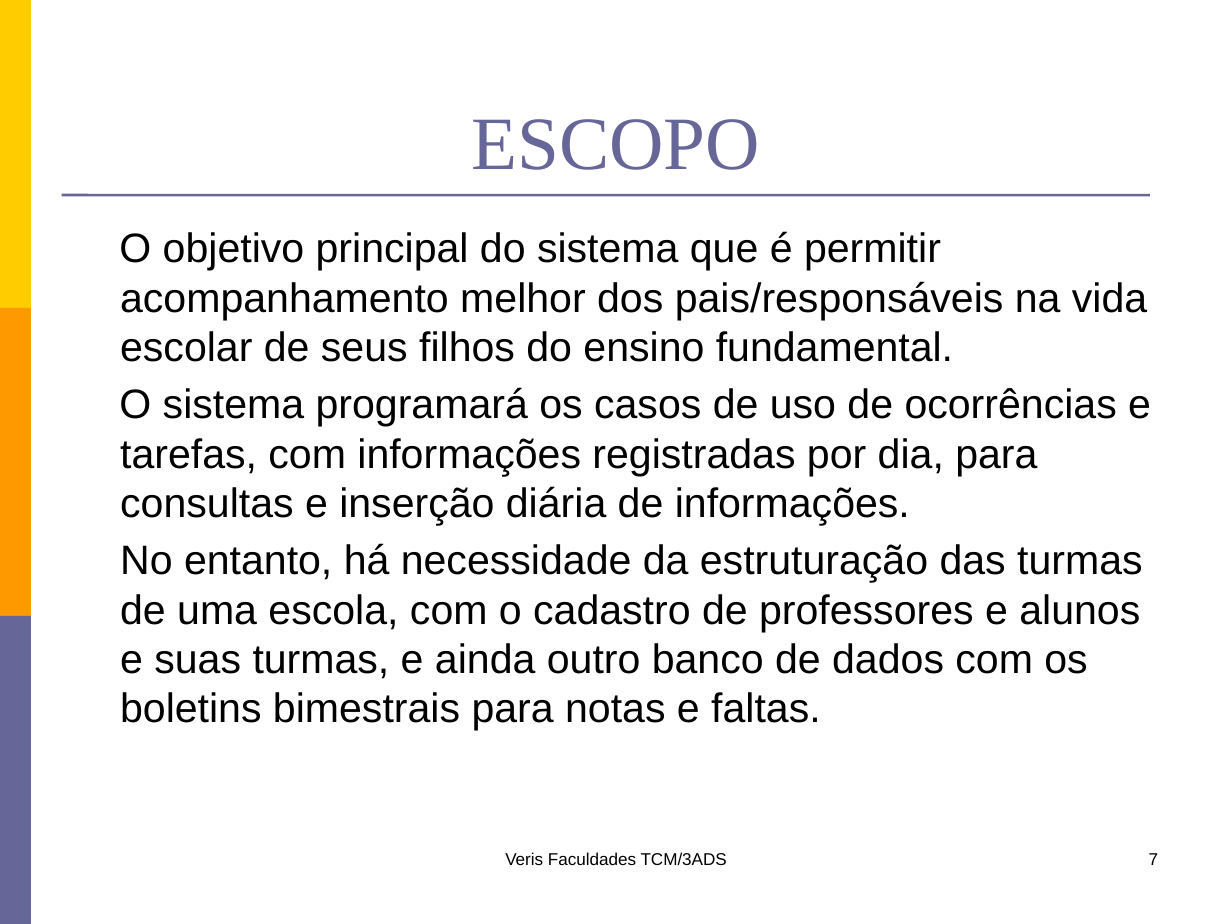
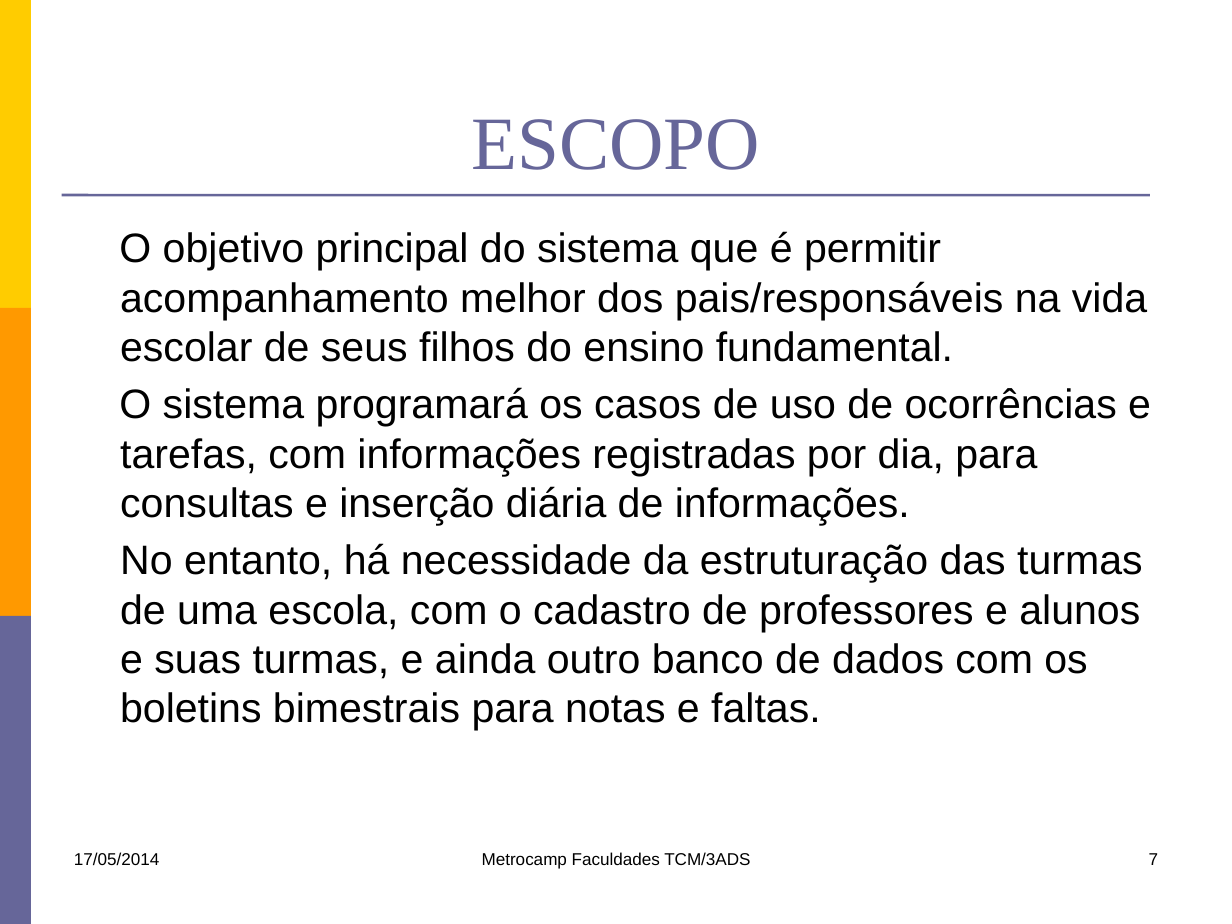
Before and after one commit to lfernandobra/pi5g1s14, a slide deck: slide 7 of documentacao/G5_Apresentacao1sem2014.pptx. Drawn at 1232x924 pixels with LibreOffice and Linux fonts; fonts in the diff are those of the drawing. Boxes give left, top, right and bottom in pixels: in the first picture for what was removed or moved away, otherwise in the second. Text is boxed around its words. In the diff, an @@ line names an element or a change of style, - is before the commit and + after.

```diff
--- a/documentacao/G5_Apresentacao1sem2014.pptx
+++ b/documentacao/G5_Apresentacao1sem2014.pptx
@@ text added at (74,852,159,866), 10 pt, text #000000 @@
+17/05/2014
@@ text at (482,852,750,869): text changed @@
-Veris Faculdades TCM/3ADS
+Metrocamp Faculdades TCM/3ADS
```
Also in this commit, not shown: 7 other slides changed.
